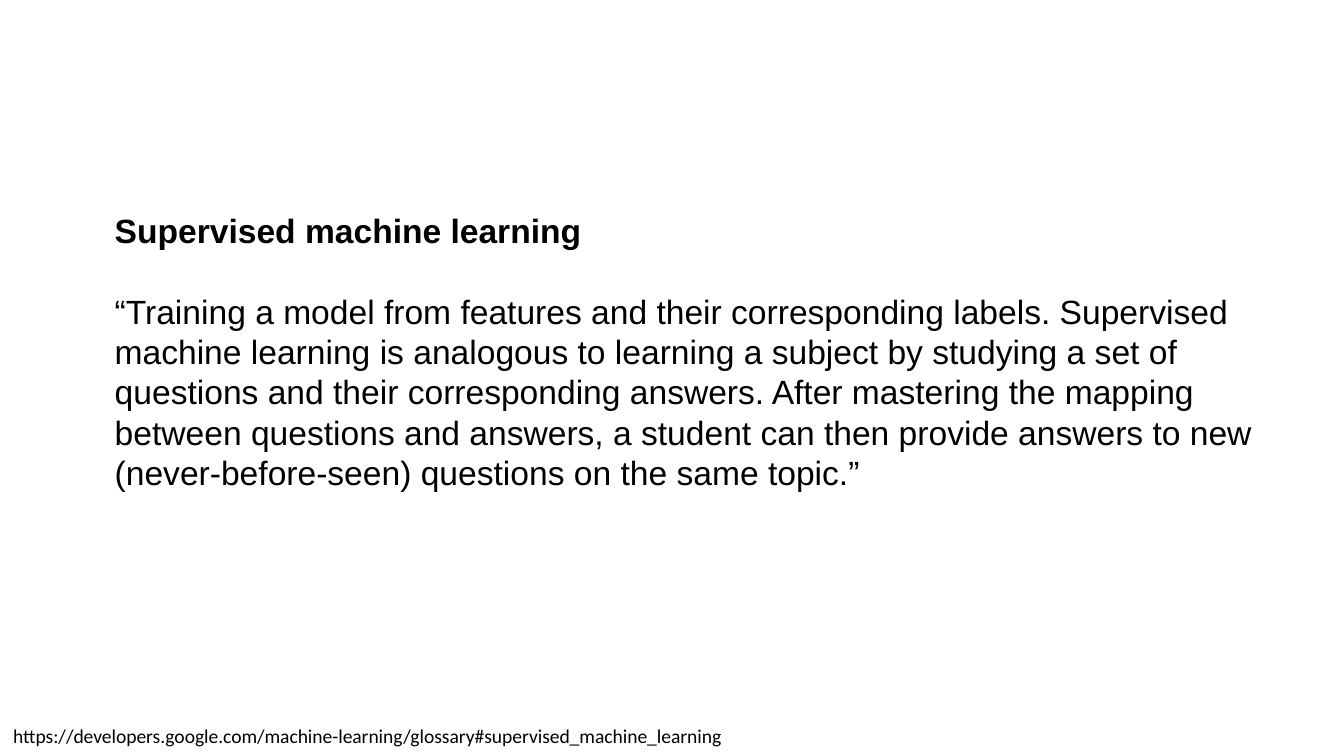
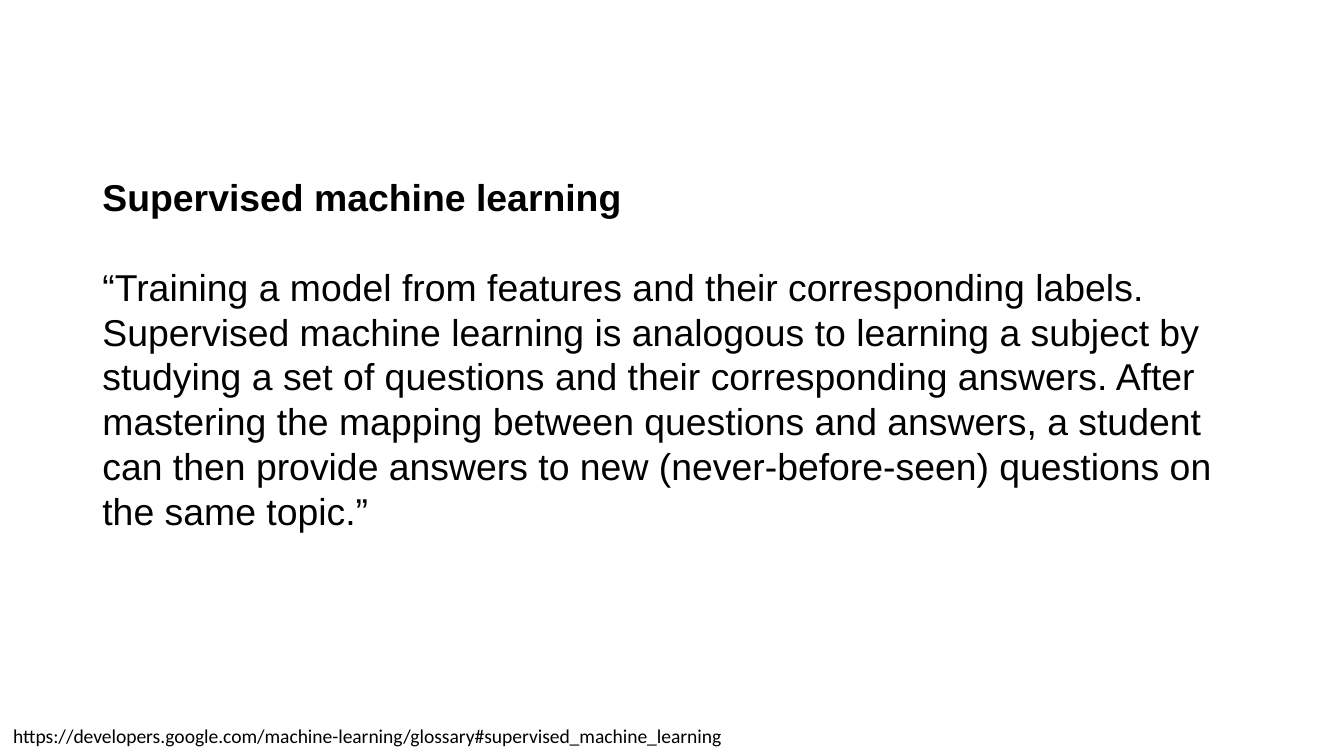
Before and after one commit to toelt-llc/MACHINE-LEARNING-SCHOOL-INAF, a slide deck: slide 3 of DAY1/01 - Introduction to Learning/Introduction to Learning.pptx. Drawn at 1344x756 pixels with LibreOffice and Linux fonts; fonts in the diff are those of the drawing. Boxes give left, top, right and bottom in pixels: in the first picture for what was removed or moved away, otherwise in the second. Text is boxed around its words. In the diff, an @@ line names an element or a change of style, - is before the commit and + after.

```diff
--- a/DAY1/01 - Introduction to Learning/Introduction to Learning.pptx
+++ b/DAY1/01 - Introduction to Learning/Introduction to Learning.pptx
@@ text "Supervised machine learning": place and size @@
-text "Supervised machine learning" at box(115, 218, 1252, 491)
+text "Supervised machine learning" at box(102, 184, 1212, 532)
@@ text "Supervised machine learning" at box(102, 184, 1212, 532): size 18 to 20 pt @@
```
Also in this commit, not shown: 2 other slides changed, 3 slides added, 1 slide removed, 2 other files.
